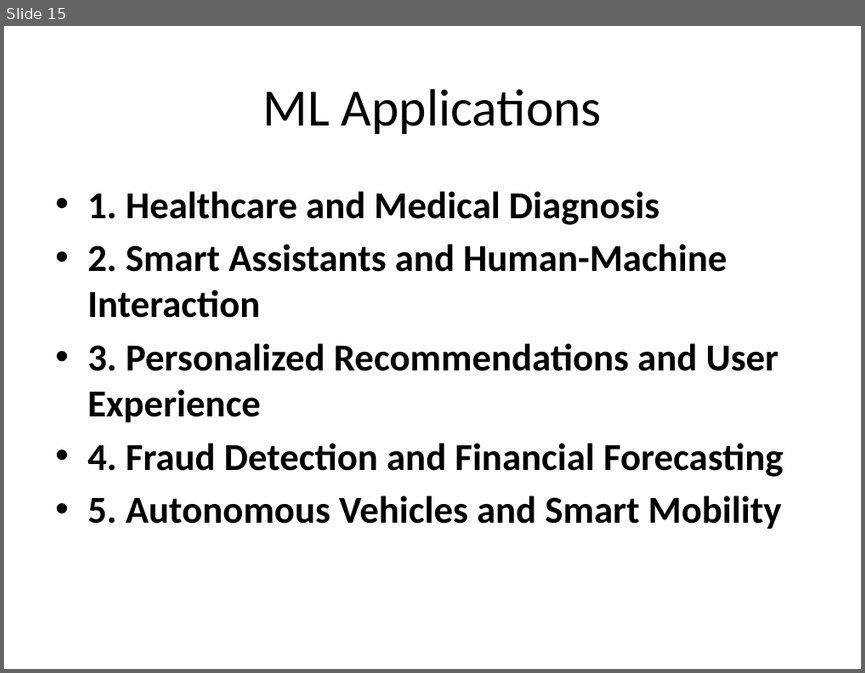
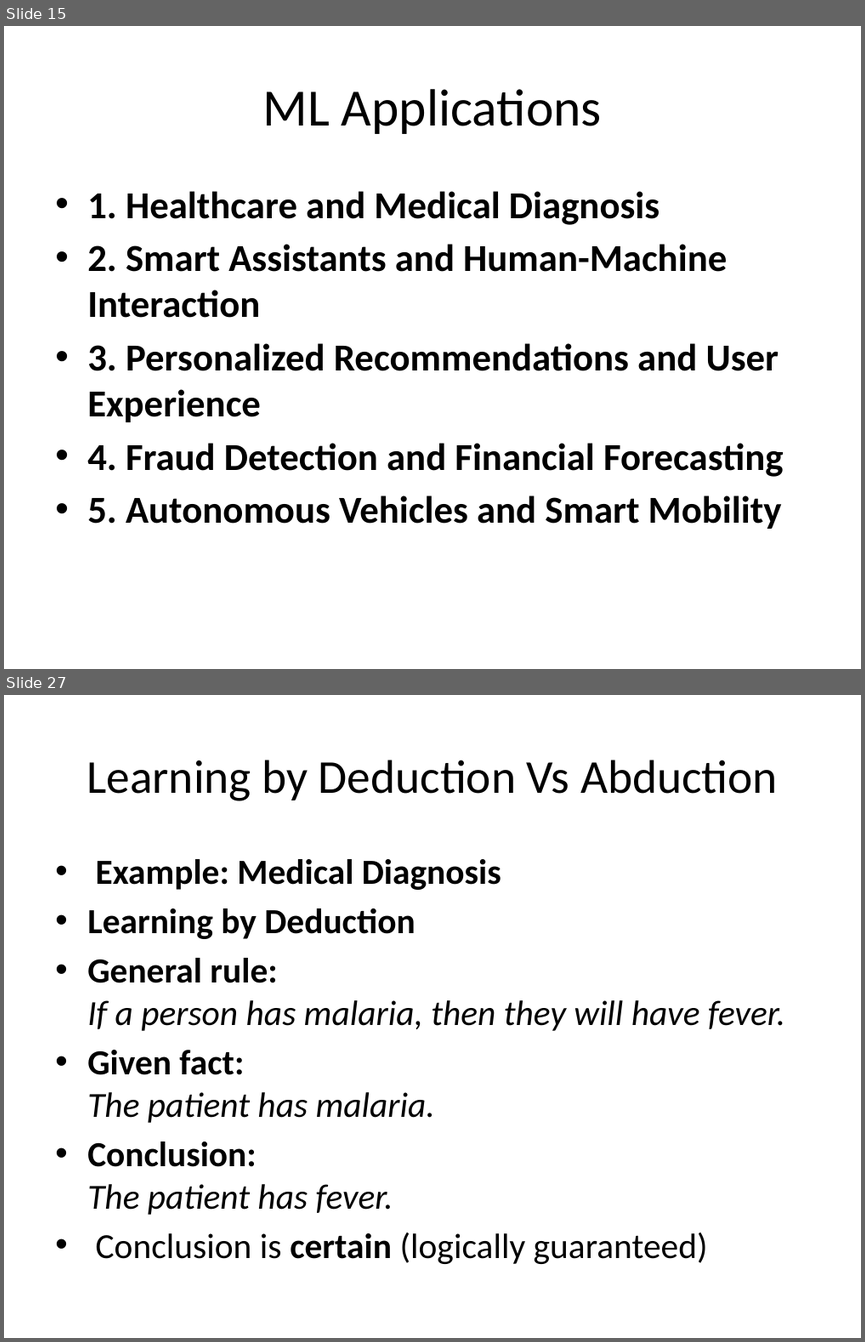
Before and after one commit to devipriyak/2025_VI_sem_CSE_B_LBRCE, a slide deck: Evolution of ML.pptx. Shown one above the other, each under a label of ours: slide 15 before the commit, slides 15 and 27 after it; the slides between them are not shown. The pictures are 865x673 and 865x1342 pixels, drawn with LibreOffice and Linux fonts; fonts in the diff are those of the drawing. Boxes give left, top, right and bottom in pixels: in the first picture for what was removed or moved away, otherwise in the second. Text is boxed around its words. In the diff, an @@ line names an element or a change of style, - is before the commit and + after.

```diff
--- a/Evolution of ML.pptx
+++ b/Evolution of ML.pptx
@@ slide 27 added at (x1=4, y1=695, x2=861, y2=1338), background #FFFFFF @@
@@ title added at (x1=86, y1=760, x2=778, y2=801), 39.6 pt, text #000000 @@
+Learning by Deduction Vs Abduction
@@ text added at (x1=87, y1=859, x2=785, y2=1264), 29.6 pt, text #000000 @@
+• Example: Medical Diagnosis
+• Learning by Deduction
+• General rule:
+  If a person has malaria, then they will have fever.
+• Given fact:
+  The patient has malaria.
+• Conclusion:
+  The patient has fever.
+• Conclusion is certain (logically guaranteed)
```
Also in this commit, not shown: 15 other slides added.
